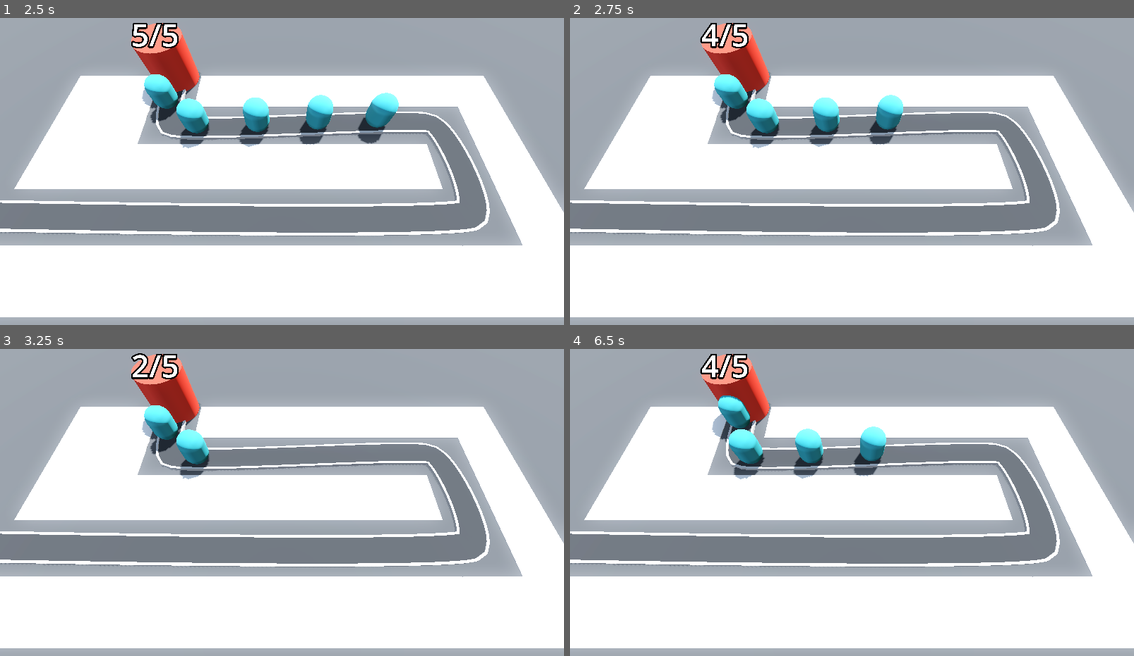
Above: before the commit, frames 1-4 (two rows, left to right).
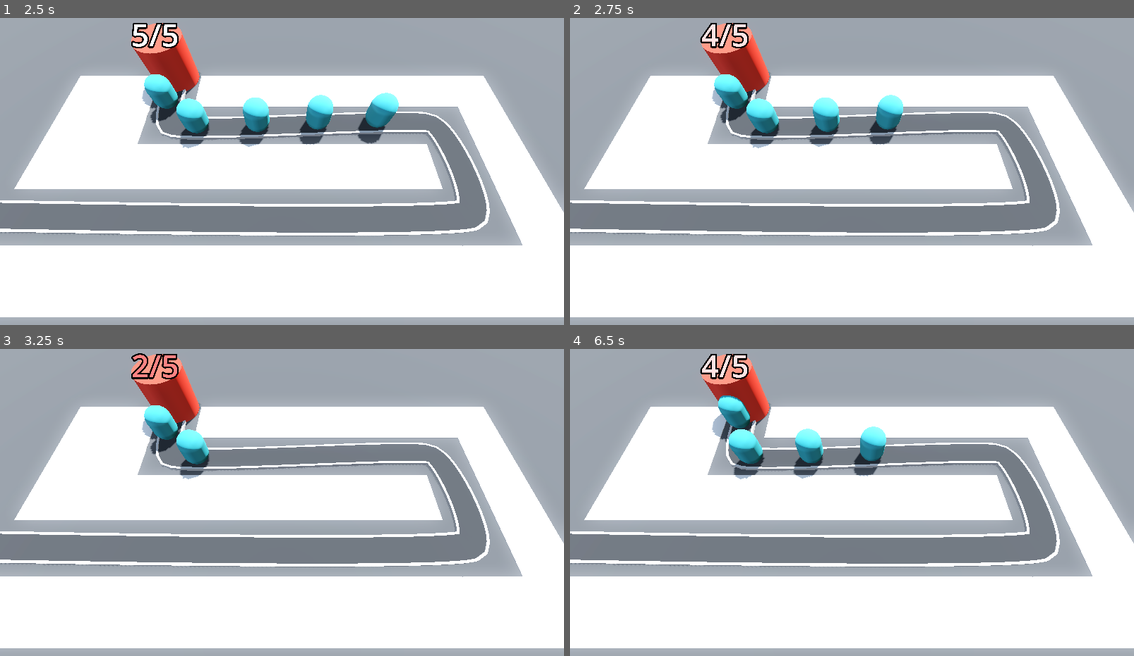
Above: after the commit, the same moments.

Repository: cpurdy-cs/Barbarian-Blaster-Class
Game: Godot game, scene res://base_level.tscn
Same seed, same stepped clock (60 frames per second), same inputs: the game is played once before the commit and once after it.
Inputs:
- Up to frame 1 (2.5 s): no input
- Up to frame 2 (2.75 s): no input
- Up to frame 3 (3.25 s): no input
- Up to frame 4 (6.5 s): no input

Frame 1 is identical in both runs. In frame 2, 0.2% of the frame differs, in the area x 23-32%, y 2-10%; in frame 3, 0.2%; in frame 4, 0.2%.

Commit message:
working health label

Diff:
--- a/Base/base.gd
+++ b/Base/base.gd
@@ -7,6 +7,11 @@
 	set(new_health):
 		health = new_health
 		label_3d.text = str(health) + "/" + str(max_health)
+		var red : Color = Color.RED
+		var white : Color = Color.WHITE
+		label_3d.modulate = red.lerp(white, float(health)/float(max_health))
+
+
 		if health == 0:
 			get_tree().reload_current_scene()
 @onready var label_3d: Label3D = $Label3D
@@ -14,6 +19,7 @@
 func _ready() -> void:
 	health = max_health
 
+
 func take_damage() -> void:
 	print("damage taken by base")
 	health -= 1
